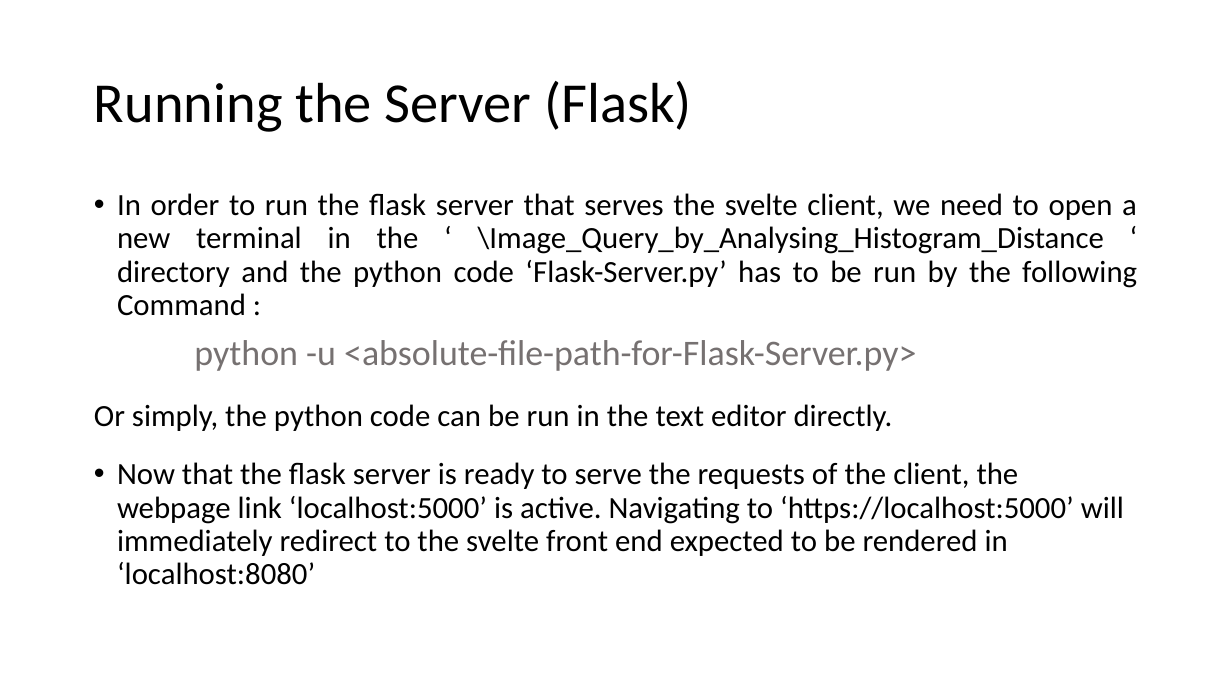
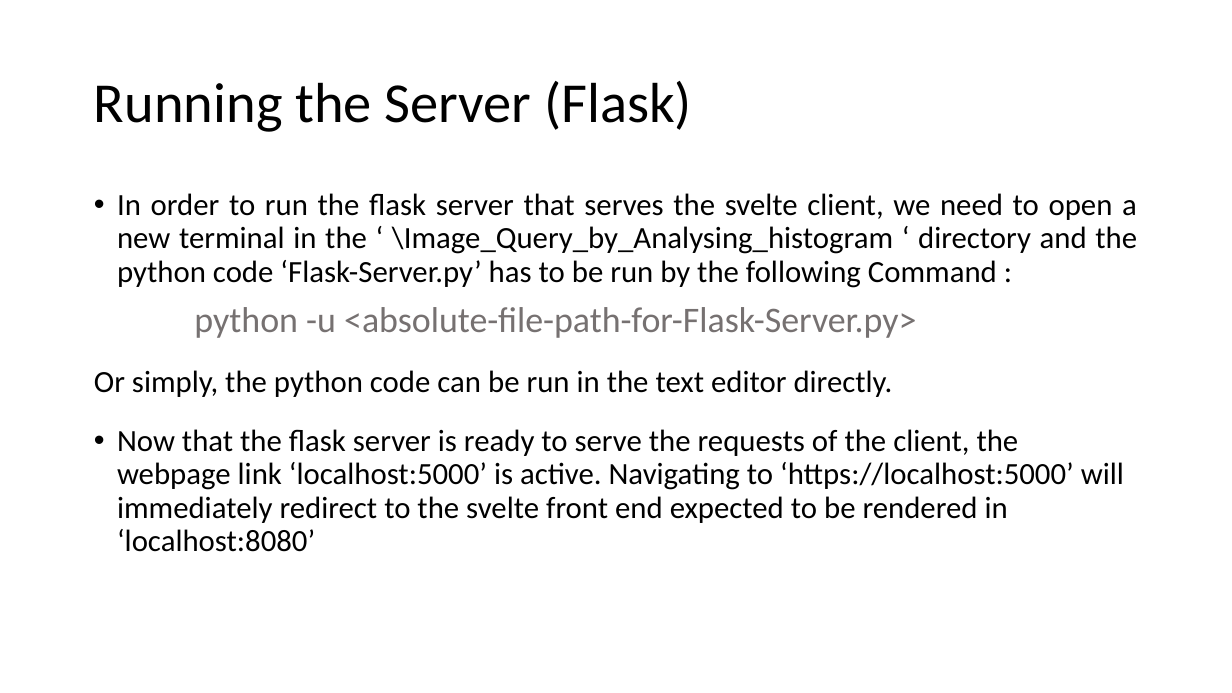
Before and after one commit to Saha-Kuljit-Shantanu/Image_Query_by_Analysing_Histogram_Distance, a slide deck: slide 5 of How to Run this project.pptx (slide 4 before the commit). Drawn at 1232x693 pixels with LibreOffice and Linux fonts; fonts in the diff are those of the drawing. Boxes give left, top, right and bottom in pixels: in the first picture for what was removed or moved away, otherwise in the second. Text is boxed around its words. In the diff, an @@ line names an element or a change of style, - is before the commit and + after.

```diff
--- a/How to Run this project.pptx
+++ b/How to Run this project.pptx
@@ text at <box>117,193,1137,288</box>: text changed @@
-• In order to run the flask server that serves the svelte client, we need to open a new terminal in the ‘ \Image_Query_by_Analysing_Histogram_Distance ‘ directory and the python code ‘Flask-Server.py’ has to be run by the following Command :
+• In order to run the flask server that serves the svelte client, we need to open a new terminal in the ‘ \Image_Query_by_Analysing_histogram ‘ directory and the python code ‘Flask-Server.py’ has to be run by the following Command :
```
Also in this commit, not shown: 1 other slide changed, 1 slide added.
